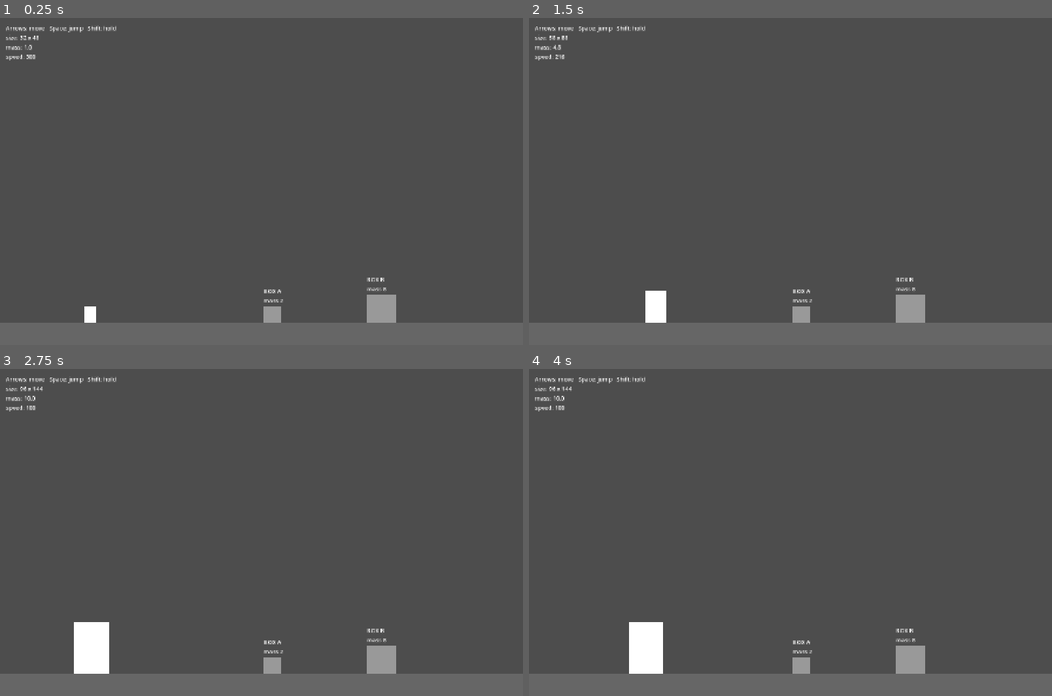
Above: before the commit, frames 1-4 (two rows, left to right).
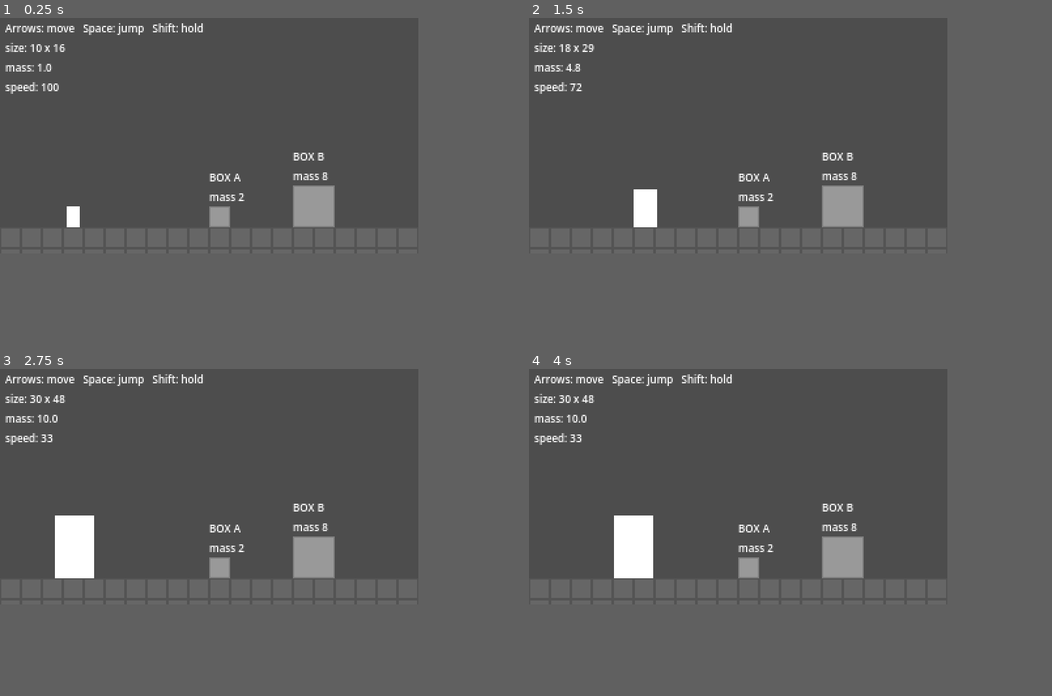
Above: after the commit, the same moments.

Repository: evalfoo/game-off-2026
Game: Godot game, scene res://game/main.tscn
Two runs of this game, one before a commit and one after it. Both use one fixed random seed, a clock stepped at 60 frames per second and the inputs below.
Inputs (mouse positions are in pixels of both pictures, inside the frame that each line leads up to):
- Up to frame 1 (0.25 s): no input
- Up to frame 2 (1.5 s): tap Enter (ui_accept) at 0.5, 0.77 s; move the mouse to (905, 165) at 0.52 s; hold Right (ui_right) 0.53-1.25 s; hold Shift 0.53-1.25 s; click (905, 165) at 0.67 s; drag from (685, 197) to (764, 246) at 1.27 s
- Up to frame 3 (2.75 s): tap Enter (ui_accept) at 2 s; move the mouse to (313, 460) at 2.02 s; hold Left (ui_left) from 2.03 s (still down); hold Shift from 2.03 s (still down); click (313, 460) at 2.17 s
- Up to frame 4 (4 s): release Left (ui_left) at 2.75 s; release Shift at 2.75 s; drag from (764, 597) to (633, 483) at 2.77 s; tap Enter (ui_accept) at 3.5, 3.77 s; move the mouse to (947, 581) at 3.52 s; hold Right (ui_right) from 3.53 s (still down); hold Shift from 3.53 s (still down); click (947, 581) at 3.67 s
In our replay, the window is 800x500 before the commit and 640x360 after it. These sizes can differ from the game's own. Grey fills any space a smaller window leaves; there, only what the larger window draws over its background counts as a difference.

The runs differ from the first frame. In frame 1, 15% of the frame differs, in the area x 0-100%, y 1-100%; in frame 2, 16%; in frame 3, 18%; in frame 4, 17%.

Commit message:
feat: pixel art at 320x180 with tiles and sprites

Diff:
--- /dev/null
+++ b/art/tiles.tres
@@ -0,0 +1,12 @@
+[gd_resource type="TileSet" format=3]
+
+[ext_resource type="Texture2D" path="res://art/tiles.png" id="1_fgxyd"]
+
+[sub_resource type="TileSetAtlasSource" id="TileSetAtlasSource_2lwq0"]
+texture = ExtResource("1_fgxyd")
+0:0/0 = 0
+0:0/0/physics_layer_0/polygon_0/points = PackedVector2Array(-8, -8, 8, -8, 8, 8, -8, 8)
+
+[resource]
+physics_layer_0/collision_layer = 1
+sources/0 = SubResource("TileSetAtlasSource_2lwq0")
--- a/game/box.gd
+++ b/game/box.gd
@@ -19,4 +19,8 @@
 		return
 	velocity.x = 0.0
 	velocity.y += gravity * delta
+	# Only a push moves it sideways. Stepping out of a box pressed against it
+	# would let a push carry on through to that box.
+	var x := position.x
 	move_and_slide()
+	position.x = x
--- a/game/main.gd
+++ b/game/main.gd
@@ -5,10 +5,14 @@
 # scene through tests/lib/fixture.gd.
 
 const Player := preload("res://game/player.gd")
+const Tiles := preload("res://game/tiles.gd")
 const Box := preload("res://game/box.gd")
 
-# The floor's top edge. The player starts standing on it.
-const FLOOR_Y := 840.0
+# The floor's top edge, at tile row 10 of the 320x180 view. The player starts
+# standing on it.
+const FLOOR_Y := 160.0
+# Labels at the 320x180 view's scale.
+const FONT_SIZE := 8
 
 # The folder every save goes under. tests/lib/fixture.gd sets it before
 # _ready() for tests, clips, stills and agent play sessions, so they never touch
@@ -24,23 +28,19 @@
 
 
 func _ready() -> void:
-	# Wider than the 1440 px view, so a wider window still shows floor.
-	_add_static("Floor", Vector2(720, FLOOR_Y + 30), Vector2(2880, 60))
-	_add_static("WallLeft", Vector2(-10, 450), Vector2(20, 900))
-	# At the visible edge: the stretch mode widens the 1440 px view on wider
-	# windows, such as 1600 px at 16:9.
-	_add_static("WallRight", Vector2(get_viewport_rect().size.x + 10, 450), Vector2(20, 900))
+	add_child(Tiles.room(FLOOR_Y))
 
-	_add_box("BoxA", "BOX A", Vector2(750, FLOOR_Y - 24), Vector2(48, 48), 2.0)
-	_add_box("BoxB", "BOX B", Vector2(1050, FLOOR_Y - 40), Vector2(80, 80), 8.0)
+	_add_box("BoxA", "BOX A", Vector2(168, FLOOR_Y - 8), preload("res://art/box_a.png"), 2.0)
+	_add_box("BoxB", "BOX B", Vector2(240, FLOOR_Y - 16), preload("res://art/box_b.png"), 8.0)
 
 	player = Player.new()
 	player.name = "Player"
-	player.position = Vector2(250, FLOOR_Y)
+	player.position = Vector2(56, FLOOR_Y)
 	add_child(player)
 
 	readout.name = "Readout"
-	readout.position = Vector2(16, 16)
+	readout.position = Vector2(4, 2)
+	readout.add_theme_font_size_override("font_size", FONT_SIZE)
 	add_child(readout)
 	_refresh_readout()
 
@@ -55,25 +55,21 @@
 		size.x, size.y, player.mass, player.speed]
 
 
-func _add_static(node_name: String, pos: Vector2, size: Vector2) -> void:
-	var body := StaticBody2D.new()
-	body.name = node_name
-	body.position = pos
-	body.add_child(_rect_shape(size))
-	body.add_child(_rect_visual(size, Color(0.4, 0.4, 0.4)))
-	add_child(body)
-
-
-func _add_box(node_name: String, label_text: String, pos: Vector2, size: Vector2, box_mass: float) -> void:
+# A box the size of its sprite.
+func _add_box(node_name: String, label_text: String, pos: Vector2, texture: Texture2D, box_mass: float) -> void:
+	var size := texture.get_size()
 	var body := Box.new()
 	body.name = node_name
 	body.position = pos
 	body.mass = box_mass
 	body.add_child(_rect_shape(size))
-	body.add_child(_rect_visual(size, Color(0.6, 0.6, 0.6)))
+	var sprite := Sprite2D.new()
+	sprite.texture = texture
+	body.add_child(sprite)
 	var label := Label.new()
 	label.text = "%s\nmass %d" % [label_text, box_mass]
-	label.position = Vector2(-size.x / 2, -size.y / 2 - 52)
+	label.add_theme_font_size_override("font_size", FONT_SIZE)
+	label.position = Vector2(-size.x / 2, -size.y / 2 - 28)
 	body.add_child(label)
 	add_child(body)
 
@@ -84,12 +80,3 @@
 	rect.size = size
 	col.shape = rect
 	return col
-
-
-func _rect_visual(size: Vector2, color: Color) -> ColorRect:
-	var vis := ColorRect.new()
-	vis.size = size
-	vis.position = -size / 2
-	vis.color = color
-	vis.mouse_filter = Control.MOUSE_FILTER_IGNORE
-	return vis
--- a/game/player.gd
+++ b/game/player.gd
@@ -8,20 +8,20 @@
 # pushes the boxes it walks into (game/box.gd) and weighs down the seesaw plank
 # it stands on (game/seesaw_plank.gd).
 
-@export var small_size := Vector2(32, 48)
-@export var big_size := Vector2(96, 144)
+@export var small_size := Vector2(10, 16)
+@export var big_size := Vector2(30, 48)
 @export var small_mass := 1.0
 @export var big_mass := 10.0
-@export var small_speed := 300.0
-@export var big_speed := 100.0
+@export var small_speed := 100.0
+@export var big_speed := 100.0 / 3.0
 @export var transition_time := 0.4
 # Seconds to reach full speed from standing, and to stop or turn from full
 # speed.
 @export var accel_time := 0.1
 @export var decel_time := 0.05
-@export var small_jump_speed := 500.0
+@export var small_jump_speed := 167.0
 # Half the small jump's height: the height goes with the speed squared.
-@export var big_jump_speed := 354.0
+@export var big_jump_speed := 118.0
 # Falling pulls harder than rising, and rising with jump let go harder still,
 # so a short press makes a short jump.
 @export var fall_gravity_scale := 2.0
@@ -40,6 +40,8 @@
 var jump_speed := small_jump_speed
 var shape := RectangleShape2D.new()
 var collision := CollisionShape2D.new()
+# Drawn at small_size. Growing stretches it.
+var sprite := Sprite2D.new()
 var gravity: float = ProjectSettings.get_setting("physics/2d/default_gravity")
 var _coyote := 0.0
 var _jump_buffer := 0.0
@@ -49,6 +51,9 @@
 	floor_stop_on_slope = true
 	collision.shape = shape
 	add_child(collision)
+	sprite.texture = preload("res://art/player.png")
+	sprite.centered = false
+	add_child(sprite)
 	_apply_size()
 
 
@@ -91,10 +96,11 @@
 	var size := small_size.lerp(big_size, t)
 	shape.size = size
 	collision.position = Vector2(0, -size.y / 2)
+	sprite.scale = size / sprite.texture.get_size()
+	sprite.position = Vector2(-size.x / 2, -size.y)
 	mass = lerpf(small_mass, big_mass, t)
 	speed = lerpf(small_speed, big_speed, t)
 	jump_speed = lerpf(small_jump_speed, big_jump_speed, t)
-	queue_redraw()
 
 
 # Moves the box in the way first, if the player is heavy enough, so the
@@ -117,8 +123,3 @@
 	var body := hit.get_collider()
 	if body.has_method("carry"):
 		body.call("carry", mass, global_position.x)
-
-
-func _draw() -> void:
-	var size := shape.size
-	draw_rect(Rect2(-size.x / 2, -size.y, size.x, size.y), Color.WHITE)
--- a/game/rooms/seesaw.gd
+++ b/game/rooms/seesaw.gd
@@ -5,17 +5,19 @@
 # res://game/rooms/seesaw.tscn; the game still starts in game/main.tscn.
 
 const Player := preload("res://game/player.gd")
+const Tiles := preload("res://game/tiles.gd")
 const Plank := preload("res://game/seesaw_plank.gd")
 
-# The floor's top edge. The player starts standing on it.
-const FLOOR_Y := 840.0
+# The floor's top edge, as in game/main.gd. The player starts standing on it.
+const FLOOR_Y := 160.0
 # Where the plank turns, and its size. The plank's ends rest on the floor.
-const PIVOT := Vector2(720, FLOOR_Y - 48)
-const PLANK_SIZE := Vector2(480, 16)
-const WEIGHT_SIZE := Vector2(64, 64)
+const PIVOT := Vector2(200, FLOOR_Y - 16)
+const PLANK_SIZE := Vector2(160, 4)
+const WEIGHT_SIZE := Vector2(20, 20)
 const WEIGHT_MASS := 4.0
 # The weight's centre, along the plank from the pivot.
-const WEIGHT_X := 190.0
+const WEIGHT_X := 63.0
+const FONT_SIZE := 8
 
 var player: Player
 var plank: Plank
@@ -23,15 +25,13 @@
 
 
 func _ready() -> void:
-	_add_static("Floor", Vector2(720, FLOOR_Y + 30), Vector2(2880, 60))
-	_add_static("WallLeft", Vector2(-10, 450), Vector2(20, 900))
-	_add_static("WallRight", Vector2(get_viewport_rect().size.x + 10, 450), Vector2(20, 900))
+	add_child(Tiles.room(FLOOR_Y))
 
 	var pivot := StaticBody2D.new()
 	pivot.name = "Pivot"
 	pivot.position = PIVOT
 	var triangle := Polygon2D.new()
-	triangle.polygon = PackedVector2Array([Vector2(0, 0), Vector2(28, FLOOR_Y - PIVOT.y), Vector2(-28, FLOOR_Y - PIVOT.y)])
+	triangle.polygon = PackedVector2Array([Vector2(0, 0), Vector2(9, FLOOR_Y - PIVOT.y), Vector2(-9, FLOOR_Y - PIVOT.y)])
 	triangle.color = Color(0.4, 0.4, 0.4)
 	pivot.add_child(triangle)
 	var pivot_shape := CollisionPolygon2D.new()
@@ -52,24 +52,27 @@
 	plank.add_child(_rect_visual(PLANK_SIZE, Color(0.6, 0.6, 0.6), board))
 	var plank_label := Label.new()
 	plank_label.text = "SEESAW"
-	plank_label.position = Vector2(-30, 4)
+	plank_label.add_theme_font_size_override("font_size", FONT_SIZE)
+	plank_label.position = Vector2(-12, 2)
 	plank.add_child(plank_label)
 	var weight_at := Vector2(WEIGHT_X, -PLANK_SIZE.y - WEIGHT_SIZE.y / 2)
 	plank.add_child(_rect_shape(WEIGHT_SIZE, weight_at))
 	plank.add_child(_rect_visual(WEIGHT_SIZE, Color(0.6, 0.6, 0.6), weight_at))
 	var weight_label := Label.new()
 	weight_label.text = "WEIGHT\nmass %d" % WEIGHT_MASS
-	weight_label.position = weight_at - WEIGHT_SIZE / 2 - Vector2(0, 52)
+	weight_label.add_theme_font_size_override("font_size", FONT_SIZE)
+	weight_label.position = weight_at - WEIGHT_SIZE / 2 - Vector2(0, 28)
 	plank.add_child(weight_label)
 	add_child(plank)
 
 	player = Player.new()
 	player.name = "Player"
-	player.position = Vector2(250, FLOOR_Y)
+	player.position = Vector2(43, FLOOR_Y)
 	add_child(player)
 
 	readout.name = "Readout"
-	readout.position = Vector2(16, 16)
+	readout.position = Vector2(4, 2)
+	readout.add_theme_font_size_override("font_size", FONT_SIZE)
 	add_child(readout)
 	_refresh_readout()
 
@@ -82,15 +85,6 @@
 	var size := player.shape.size
 	readout.text = "Arrows: move   Space: jump   Shift: hold\nsize: %d x %d\nmass: %.1f\nspeed: %d" % [
 		size.x, size.y, player.mass, player.speed]
-
-
-func _add_static(node_name: String, pos: Vector2, size: Vector2) -> void:
-	var body := StaticBody2D.new()
-	body.name = node_name
-	body.position = pos
-	body.add_child(_rect_shape(size))
-	body.add_child(_rect_visual(size, Color(0.4, 0.4, 0.4)))
-	add_child(body)
 
 
 func _rect_shape(size: Vector2, at := Vector2.ZERO) -> CollisionShape2D:
--- /dev/null
+++ b/game/tiles.gd
@@ -0,0 +1,22 @@
+extends RefCounted
+
+# Builds a room's tiles from res://art/tiles.tres: solid floor from the floor's
+# top edge to the bottom of the 320x180 view, and a wall in the column just
+# outside each side of it.
+
+const TILE_SET := preload("res://art/tiles.tres")
+const TILE := 16
+const COLUMNS := 20
+const ROWS := 12
+
+
+static func room(floor_y: float) -> TileMapLayer:
+	var layer := TileMapLayer.new()
+	layer.name = "Tiles"
+	layer.tile_set = TILE_SET
+	var floor_row := int(floor_y) / TILE
+	for row: int in ROWS:
+		var columns: Array = range(-1, COLUMNS + 1) if row >= floor_row else [-1, COLUMNS]
+		for column: int in columns:
+			layer.set_cell(Vector2i(column, row), 0, Vector2i.ZERO)
+	return layer
--- a/project.godot
+++ b/project.godot
@@ -26,11 +26,19 @@
 
 [display]
 
-window/size/viewport_width=1440
-window/size/viewport_height=900
-window/stretch/mode="canvas_items"
-window/stretch/aspect="expand"
+window/size/viewport_width=320
+window/size/viewport_height=180
+window/size/window_width_override=1280
+window/size/window_height_override=720
+window/stretch/mode="viewport"
+window/stretch/scale_mode="integer"
+
+[physics]
+
+2d/default_gravity=326.667
 
 [rendering]
 
 renderer/rendering_method="forward_plus"
+textures/canvas_textures/default_texture_filter=0
+2d/snap/snap_2d_transforms_to_pixel=true
--- a/tests/controls.gd
+++ b/tests/controls.gd
@@ -22,7 +22,7 @@
 	Events.hold_key(KEY_RIGHT, false)
 	await physics(4)
 	var stopped := player.velocity.x
-	check(is_equal_approx(running, 300.0), "it reaches full speed in 8 frames: %.1f" % running)
+	check(is_equal_approx(running, player.small_speed), "it reaches full speed in 8 frames: %.1f" % running)
 	check(stopped == 0.0, "it stops 4 frames after letting go: %.1f" % stopped)
 	await _end(game)
 
@@ -38,7 +38,7 @@
 	for i: int in 60:
 		await physics_frame
 		top = minf(top, player.position.y)
-	check(start - top > 20.0 and start - top < 60.0, "a one-frame press jumps under half as high as a held one: %.1f px" % (start - top))
+	check(start - top > 7.0 and start - top < 20.0, "a one-frame press jumps under half as high as a held one: %.1f px" % (start - top))
 	await _end(game)
 
 func _fall() -> void:
@@ -68,7 +68,7 @@
 	var game := Fixture.launch(root)
 	var player: CharacterBody2D = game.player
 	var box: CharacterBody2D = game.get_node("BoxB")
-	player.position = box.position + Vector2(0, -40)
+	player.position = box.position + Vector2(0, -16)
 	await physics(10)
 	Events.hold_key(KEY_RIGHT, true)
 	for i: int in 60:
@@ -96,7 +96,7 @@
 	await physics(10)
 	var floor_y := player.position.y
 	# Lands about 18 frames after the drop.
-	player.position.y = floor_y - 80.0
+	player.position.y = floor_y - 27.0
 	await physics(18 - frames)
 	Events.hold_key(KEY_SPACE, true)
 	var jumped := false
--- a/tests/events_native.gd
+++ b/tests/events_native.gd
@@ -37,7 +37,7 @@
 	var button := _first(InputEventJoypadButton) as InputEventJoypadButton
 	check(button != null and button.button_index == JOY_BUTTON_A and button.pressed, "joy_button sends the button down")
 	var motions := seen.filter(func(event: InputEvent) -> bool: return event is InputEventMouseMotion)
-	check(motions.size() == 2 and (motions[0] as InputEventMouseMotion).relative == Vector2(12, -4), "mouse_motion sends relative motion")
+	check(motions.size() == 2 and (motions[0] as InputEventMouseMotion).screen_relative == Vector2(12, -4), "mouse_motion sends relative motion")
 	check(motions.size() == 2 and (motions[1] as InputEventMouseMotion).button_mask == MOUSE_BUTTON_MASK_RIGHT, "a move with buttons down carries their mask")
 	Events.joy_button(0, JOY_BUTTON_A, false)
 	Events.mouse_button(Vector2(50, 40), MOUSE_BUTTON_RIGHT, false)
--- a/tests/jump.gd
+++ b/tests/jump.gd
@@ -4,7 +4,7 @@
 
 func run() -> void:
 	var small := await _jump_height(false)
-	check(small > 110.0, "the small player jumps about 120 px: %.1f" % small)
+	check(small > 36.0, "the small player jumps about 40 px: %.1f" % small)
 	var big := await _jump_height(true)
 	var ratio := big / small
 	check(ratio > 0.45 and ratio < 0.55, "the big player jumps half as high: %.1f px, %.2f of small" % [big, ratio])
--- a/tests/push.gd
+++ b/tests/push.gd
@@ -5,11 +5,11 @@
 
 func run() -> void:
 	var small_push := await _push(false)
-	check(small_push < 3.0, "the small player can't move BOX B: moved %.1f px" % small_push)
+	check(small_push < 1.0, "the small player can't move BOX B: moved %.1f px" % small_push)
 	var big_push := await _push(true)
-	check(big_push > 20.0, "the big player pushes BOX B: moved %.1f px" % big_push)
+	check(big_push > 7.0, "the big player pushes BOX B: moved %.1f px" % big_push)
 	var stack_push := await _push_stack()
-	check(stack_push < 3.0, "the big player can't push BOX A against BOX B: moved %.1f px" % stack_push)
+	check(stack_push < 1.0, "the big player can't push BOX A against BOX B: moved %.1f px" % stack_push)
 
 # Walks right into BOX B for 3 seconds and returns how far the box moved.
 func _push(big: bool) -> float:
@@ -17,7 +17,7 @@
 	game.get_node("BoxA").free()
 	var box: CharacterBody2D = game.get_node("BoxB")
 	var player: CharacterBody2D = game.player
-	player.position.x = box.position.x - 150
+	player.position.x = box.position.x - 50
 	if big:
 		Events.hold_key(KEY_SHIFT, true)
 	await physics(40)
@@ -37,9 +37,9 @@
 	var game := Fixture.launch(root)
 	var box_a: CharacterBody2D = game.get_node("BoxA")
 	var box_b: CharacterBody2D = game.get_node("BoxB")
-	box_a.position.x = box_b.position.x - 40 - 24
+	box_a.position.x = box_b.position.x - 16 - 8
 	var player: CharacterBody2D = game.player
-	player.position.x = box_a.position.x - 150
+	player.position.x = box_a.position.x - 50
 	Events.hold_key(KEY_SHIFT, true)
 	await physics(40)
 	var start := box_a.position.x
--- a/tests/sessions/grow/turn-001.json
+++ b/tests/sessions/grow/turn-001.json
@@ -1,5 +1,5 @@
 {
-  "readout": "Arrows: move   Space: jump   Shift: hold\nsize: 32 x 48\nmass: 1.0\nspeed: 300",
+  "readout": "Arrows: move   Space: jump   Shift: hold\nsize: 10 x 16\nmass: 1.0\nspeed: 100",
   "actions": [
     {
       "name": "click",
@@ -60,38 +60,38 @@
   "last_action": {},
   "ui": [
     {
-      "node": "Main/BoxA/@Label@10",
+      "node": "Main/BoxA/@Label@4",
       "class": "Label",
       "text": "BOX A\nmass 2",
       "rect": [
-        726,
-        740,
-        54,
-        49
+        640,
+        464,
+        108,
+        108
       ],
       "disabled": false
     },
     {
-      "node": "Main/BoxB/@Label@13",
+      "node": "Main/BoxB/@Label@7",
       "class": "Label",
       "text": "BOX B\nmass 8",
       "rect": [
-        1010,
-        708,
-        54,
-        49
+        896,
+        400,
+        108,
+        108
       ],
       "disabled": false
     },
     {
       "node": "Main/Readout",
       "class": "Label",
-      "text": "Arrows: move   Space: jump   Shift: hold\nsize: 32 x 48\nmass: 1.0\nspeed: 300",
+      "text": "Arrows: move   Space: jump   Shift: hold\nsize: 10 x 16\nmass: 1.0\nspeed: 100",
       "rect": [
         16,
-        16,
-        304,
-        101
+        8,
+        608,
+        228
       ],
       "disabled": false
     }
--- a/tests/sessions/grow/turn-002.json
+++ b/tests/sessions/grow/turn-002.json
@@ -1,5 +1,5 @@
 {
-  "readout": "Arrows: move   Space: jump   Shift: hold\nsize: 96 x 144\nmass: 10.0\nspeed: 100",
+  "readout": "Arrows: move   Space: jump   Shift: hold\nsize: 30 x 48\nmass: 10.0\nspeed: 33",
   "turn": 2,
   "seed": 0,
   "last_action": {
@@ -12,38 +12,38 @@
   },
   "ui": [
     {
-      "node": "Main/BoxA/@Label@10",
+      "node": "Main/BoxA/@Label@4",
       "class": "Label",
       "text": "BOX A\nmass 2",
       "rect": [
-        726,
-        740,
-        54,
-        49
+        640,
+        464,
+        108,
+        108
       ],
       "disabled": false
     },
     {
-      "node": "Main/BoxB/@Label@13",
+      "node": "Main/BoxB/@Label@7",
       "class": "Label",
       "text": "BOX B\nmass 8",
       "rect": [
-        1010,
-        708,
-        54,
-        49
+        896,
+        400,
+        108,
+        108
       ],
       "disabled": false
     },
     {
       "node": "Main/Readout",
       "class": "Label",
-      "text": "Arrows: move   Space: jump   Shift: hold\nsize: 96 x 144\nmass: 10.0\nspeed: 100",
+      "text": "Arrows: move   Space: jump   Shift: hold\nsize: 30 x 48\nmass: 10.0\nspeed: 33",
       "rect": [
         16,
-        16,
-        304,
-        101
+        8,
+        608,
+        228
       ],
       "disabled": false
     }
--- a/tests/sessions/grow/turn-003.json
+++ b/tests/sessions/grow/turn-003.json
@@ -1,5 +1,5 @@
 {
-  "readout": "Arrows: move   Space: jump   Shift: hold\nsize: 32 x 48\nmass: 1.0\nspeed: 300",
+  "readout": "Arrows: move   Space: jump   Shift: hold\nsize: 10 x 16\nmass: 1.0\nspeed: 100",
   "turn": 3,
   "seed": 0,
   "last_action": {
@@ -11,38 +11,38 @@
   },
   "ui": [
     {
-      "node": "Main/BoxA/@Label@10",
+      "node": "Main/BoxA/@Label@4",
       "class": "Label",
       "text": "BOX A\nmass 2",
       "rect": [
-        726,
-        740,
-        54,
-        49
+        640,
+        464,
+        108,
+        108
       ],
       "disabled": false
     },
     {
-      "node": "Main/BoxB/@Label@13",
+      "node": "Main/BoxB/@Label@7",
       "class": "Label",
       "text": "BOX B\nmass 8",
       "rect": [
-        1010,
-        708,
-        54,
-        49
+        896,
+        400,
+        108,
+        108
       ],
       "disabled": false
     },
     {
       "node": "Main/Readout",
       "class": "Label",
-      "text": "Arrows: move   Space: jump   Shift: hold\nsize: 32 x 48\nmass: 1.0\nspeed: 300",
+      "text": "Arrows: move   Space: jump   Shift: hold\nsize: 10 x 16\nmass: 1.0\nspeed: 100",
       "rect": [
         16,
-        16,
-        304,
-        101
+        8,
+        608,
+        228
       ],
       "disabled": false
     }
--- a/tests/sessions/grow/turn-004.json
+++ b/tests/sessions/grow/turn-004.json
@@ -1,5 +1,5 @@
 {
-  "readout": "Arrows: move   Space: jump   Shift: hold\nsize: 32 x 48\nmass: 1.0\nspeed: 300",
+  "readout": "Arrows: move   Space: jump   Shift: hold\nsize: 10 x 16\nmass: 1.0\nspeed: 100",
   "turn": 4,
   "seed": 0,
   "last_action": {
@@ -8,38 +8,38 @@
   },
   "ui": [
     {
-      "node": "Main/BoxA/@Label@10",
+      "node": "Main/BoxA/@Label@4",
       "class": "Label",
       "text": "BOX A\nmass 2",
       "rect": [
-        726,
-        740,
-        54,
-        49
+        640,
+        464,
+        108,
+        108
       ],
       "disabled": false
     },
     {
-      "node": "Main/BoxB/@Label@13",
+      "node": "Main/BoxB/@Label@7",
       "class": "Label",
       "text": "BOX B\nmass 8",
       "rect": [
-        1010,
-        708,
-        54,
-        49
+        896,
+        400,
+        108,
+        108
       ],
       "disabled": false
     },
     {
       "node": "Main/Readout",
       "class": "Label",
-      "text": "Arrows: move   Space: jump   Shift: hold\nsize: 32 x 48\nmass: 1.0\nspeed: 300",
+      "text": "Arrows: move   Space: jump   Shift: hold\nsize: 10 x 16\nmass: 1.0\nspeed: 100",
       "rect": [
         16,
-        16,
-        304,
-        101
+        8,
+        608,
+        228
       ],
       "disabled": false
     }
--- a/tests/sessions/grow/turn-005.json
+++ b/tests/sessions/grow/turn-005.json
@@ -1,5 +1,5 @@
 {
-  "readout": "Arrows: move   Space: jump   Shift: hold\nsize: 32 x 48\nmass: 1.0\nspeed: 300",
+  "readout": "Arrows: move   Space: jump   Shift: hold\nsize: 10 x 16\nmass: 1.0\nspeed: 100",
   "turn": 5,
   "seed": 0,
   "last_action": {
@@ -7,38 +7,38 @@
   },
   "ui": [
     {
-      "node": "Main/BoxA/@Label@10",
+      "node": "Main/BoxA/@Label@4",
       "class": "Label",
       "text": "BOX A\nmass 2",
       "rect": [
-        726,
-        740,
-        54,
-        49
+        640,
+        464,
+        108,
+        108
       ],
       "disabled": false
     },
     {
-      "node": "Main/BoxB/@Label@13",
+      "node": "Main/BoxB/@Label@7",
       "class": "Label",
       "text": "BOX B\nmass 8",
       "rect": [
-        1010,
-        708,
-        54,
-        49
+        896,
+        400,
+        108,
+        108
       ],
       "disabled": false
     },
     {
       "node": "Main/Readout",
       "class": "Label",
-      "text": "Arrows: move   Space: jump   Shift: hold\nsize: 32 x 48\nmass: 1.0\nspeed: 300",
+      "text": "Arrows: move   Space: jump   Shift: hold\nsize: 10 x 16\nmass: 1.0\nspeed: 100",
       "rect": [
         16,
-        16,
-        304,
-        101
+        8,
+        608,
+        228
       ],
       "disabled": false
     }
Binary file added: art/box_a.png
Not shown, added: art/box_a.png.import
Binary file added: art/box_b.png
Not shown, added: art/box_b.png.import
Binary file added: art/player.png
Not shown, added: art/player.png.import
Binary file added: art/tiles.png
Not shown, added: art/tiles.png.import
Not shown, added: game/tiles.gd.uid
Not shown, changed: AGENTS.md
Not shown, changed: docs/design.md
Not shown, changed: docs/implementation.md
